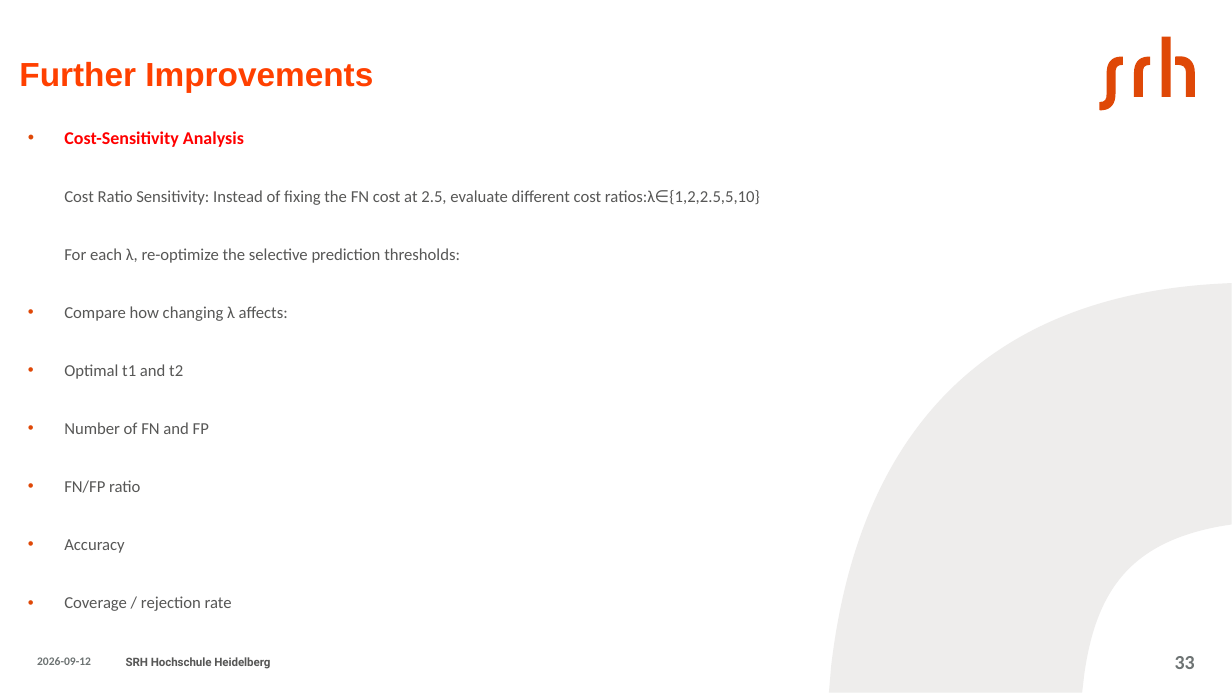
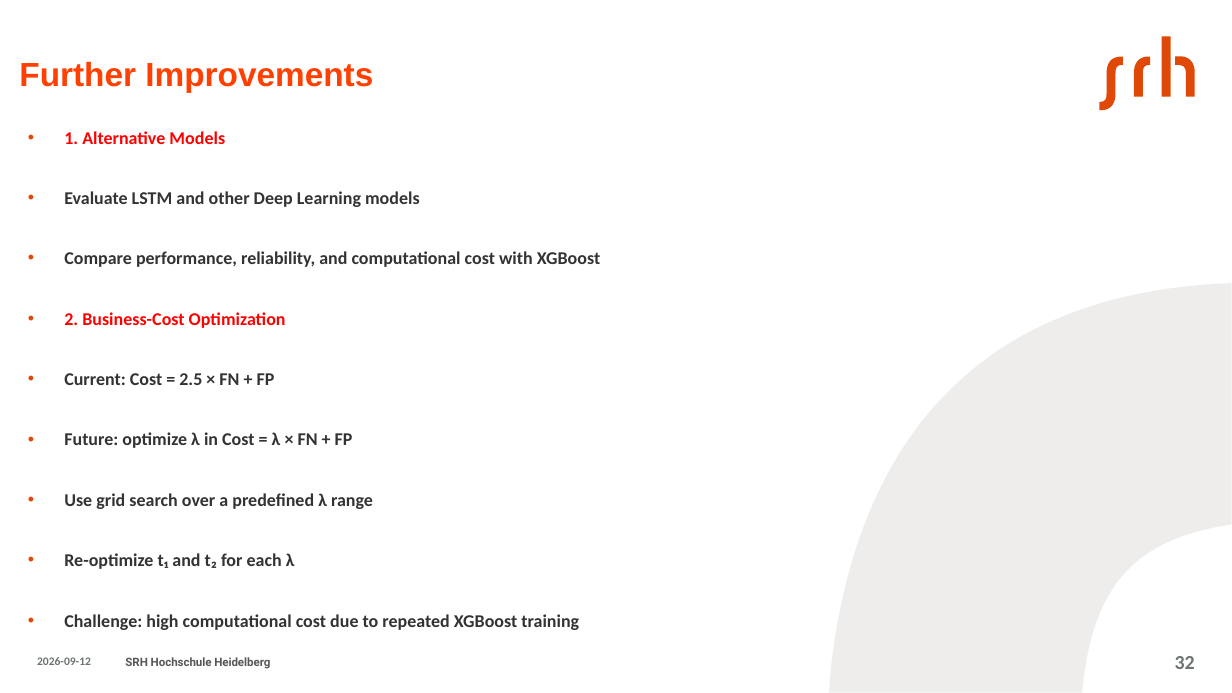
Before and after one commit to aminfeli/Thesis, a slide deck: slide 32 of 7-Presentation/presentation.pptx (slide 33 before the commit). Drawn at 1232x693 pixels with LibreOffice and Linux fonts; fonts in the diff are those of the drawing. Boxes give left, top, right and bottom in pixels: in the first picture for what was removed or moved away, otherwise in the second. Text is boxed around its words. In the diff, an @@ line names an element or a change of style, - is before the commit and + after.

```diff
--- a/7-Presentation/presentation.pptx
+++ b/7-Presentation/presentation.pptx
@@ text at <box>64,131,600,630</box>: text changed; size 13 to 14 pt; text colour #575756 to #333333; bold on @@
-  • Cost-Sensitivity Analysis
-Cost Ratio Sensitivity: Instead of fixing the FN cost at 2.5, evaluate different cost ratios:λ∈{1,2,2.5,5,10}
-For each λ, re-optimize the selective prediction thresholds:
-  • Compare how changing λ affects:
-  • Optimal t1 and t2
-  • Number of FN and FP
-  • FN/FP ratio
-  • Accuracy
-  • Coverage / rejection rate
+  • 1. Alternative Models
+  • Evaluate LSTM and other Deep Learning models
+  • Compare performance, reliability, and computational cost with XGBoost
+  • 2. Business-Cost Optimization
+  • Current: Cost = 2.5 × FN + FP
+  • Future: optimize λ in Cost = λ × FN + FP
+  • Use grid search over a predefined λ range
+  • Re-optimize t₁ and t₂ for each λ
+  • Challenge: high computational cost due to repeated XGBoost training
@@ freeform shape at <box>829,283,1232,692</box>: outline redrawn @@
@@ page number at <box>1175,656,1195,669</box>: text changed @@
-33
+32
```
Also in this commit, not shown: 32 other slides changed, 1 slide removed, 3 other files.
